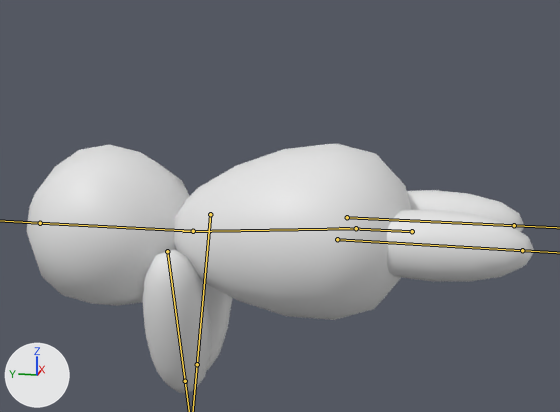
The FBX model Assets/Assets/Animation/Animation/Human/AN_chara_strangle.fbx: old version first, new version second.
Rendered twice from a 50 mm lens placed at (-2.539, 0.317, 0.677), pointed at (0.016, 0.828, 0.038). Lighting does not change. The marker at lower left points along +X, +Y and +Z. Both versions are drawn at frame 1 of the action 'Armature.001|SM_Human|SM_Human|rig.001Action'; the numbers are the values there. The bones that bend it are drawn over the model as lines.

Objects in the first picture: 'Chara.001'.
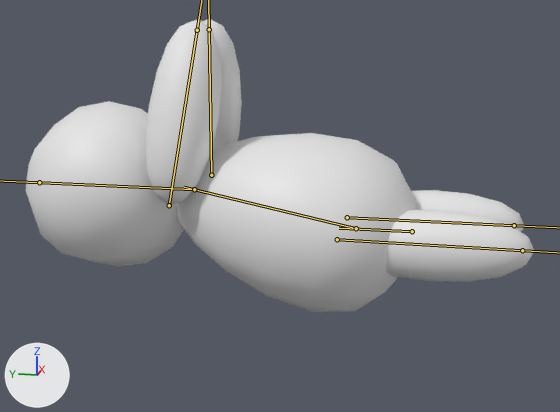
Commit message: Anim strangle+cannibal

The edits, one by one:
Bone 'BNS_Pelvis' (bone_bns_pelvis) turns from (0, 0, 0) to (0, 180, 0) degrees about its own x, y and z.
Bone 'BNS_Spine' (bone_bns_spine) turns from (-4, 0, 0) to (-11, 0, 0) degrees about its own x, y and z.
Bone 'BNS_Head' (bone_bns_head) turns from (4, 0, 0) to (11, 0, 0) degrees about its own x, y and z.

Where the change shows, as pixel boxes (x1, y1, x2, y2) in the pictures (560 x 412 px):
'Chara.001', posed (18% taller)
    before: (26, 144, 534, 393)
    after: (26, 19, 534, 312)
bone 'BNS_Spine', root to tip
    before: (356, 228) to (182, 231)
    after: (356, 228) to (184, 187)
bone 'BNS_Head', root to tip
    before: (193, 231) to (40, 223)
    after: (194, 189) to (39, 182)
